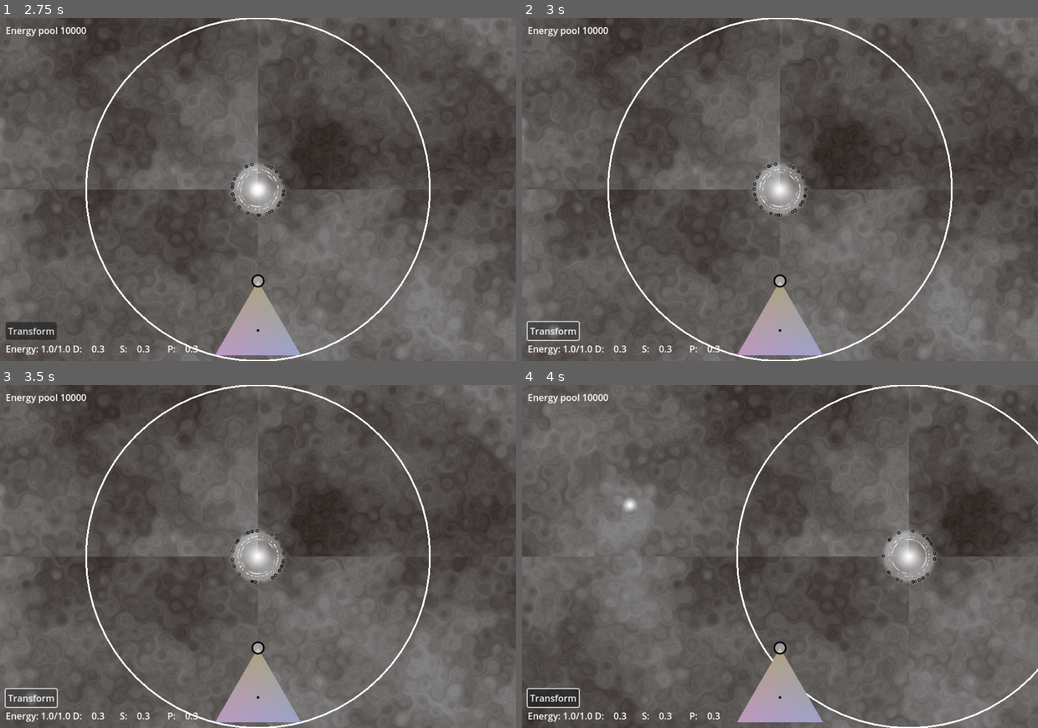
Above: before the commit, frames 1-4 (two rows, left to right).
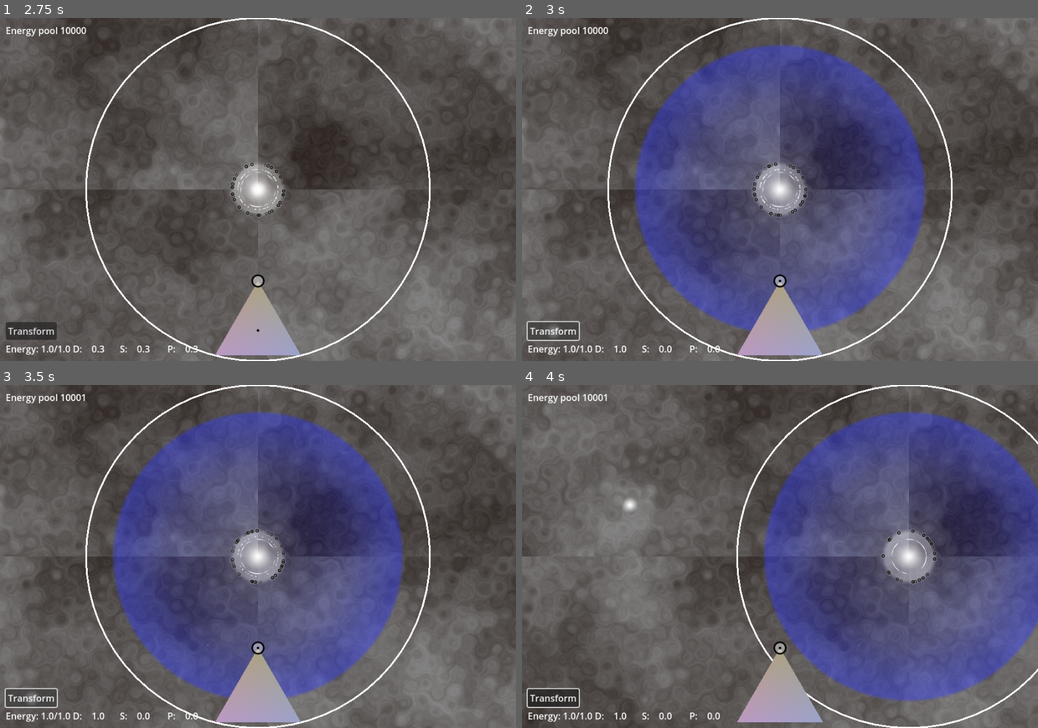
Above: after the commit, the same moments.

Repository: helmasur/conduit_rts
Game: Godot game, scene res://game.tscn
Same seed, same stepped clock (60 frames per second), same inputs: the game is played once before the commit and once after it.
Inputs (mouse positions are in pixels of both pictures, inside the frame that each line leads up to):
- Up to frame 1 (2.75 s): tap Enter at 0.5 s; drag from (258, 319) to (309, 114) at 0.52 s; click "Host" at 1.25 s; drag from (412, 240) to (258, 189) at 2.02 s
- Up to frame 2 (3 s): click "Transform" at 2.75 s
- Up to frame 3 (3.5 s): no input
- Up to frame 4 (4 s): move the mouse to (625, 505) at 3.52 s; hold A (move_left) from 3.53 s (still down)

Frame 1 is identical in both runs. In frame 2, 31% of the frame differs, in the area x 17-79%, y 7-98%; in frame 3, 31%; in frame 4, 31%, in the area x 15-100%, y 2-98%.

Commit message:
server auth 5, fixes

Diff:
--- a/game.gd
+++ b/game.gd
@@ -191,7 +191,7 @@
 func transform_selected(target_defense, target_power, target_speed) -> void:
 	rpc_id(1, "request_transform", target_defense, target_power, target_speed)
 
-@rpc("any_peer", "call_remote", "reliable", 0)
+@rpc("any_peer", "call_local", "reliable", 0)
 func request_transform(target_defense, target_power, target_speed) -> void:
 	if not multiplayer.is_server():
 		return
--- a/unit.gd
+++ b/unit.gd
@@ -87,9 +87,9 @@
 		add_child(copy1)
 
 func _physics_process(delta: float) -> void:
+	_update_attributes()
 	if not is_multiplayer_authority(): return
 	handle_state_machine(delta)
-	_update_attributes()
 	if speed_prop < 0.01: destination = global_position
 	if mode == UnitShared.ActionMode.FREE:
 		if defense_prop > 0.99:
--- a/unit.tscn
+++ b/unit.tscn
@@ -19,6 +19,12 @@
 properties/4/path = NodePath(".:speed_prop")
 properties/4/spawn = true
 properties/4/replication_mode = 2
+properties/5/path = NodePath(".:energy_max")
+properties/5/spawn = true
+properties/5/replication_mode = 2
+properties/6/path = NodePath(".:energy")
+properties/6/spawn = true
+properties/6/replication_mode = 2
 
 [sub_resource type="CircleShape2D" id="CircleShape2D_btf8p"]
 radius = 25.0
